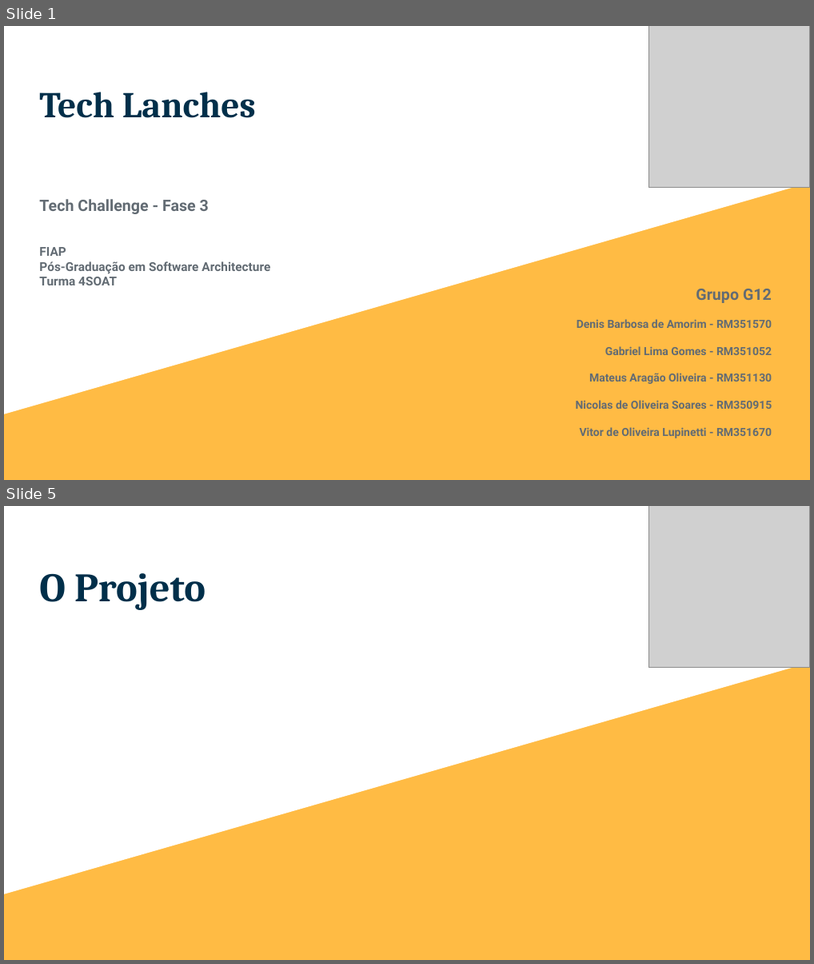
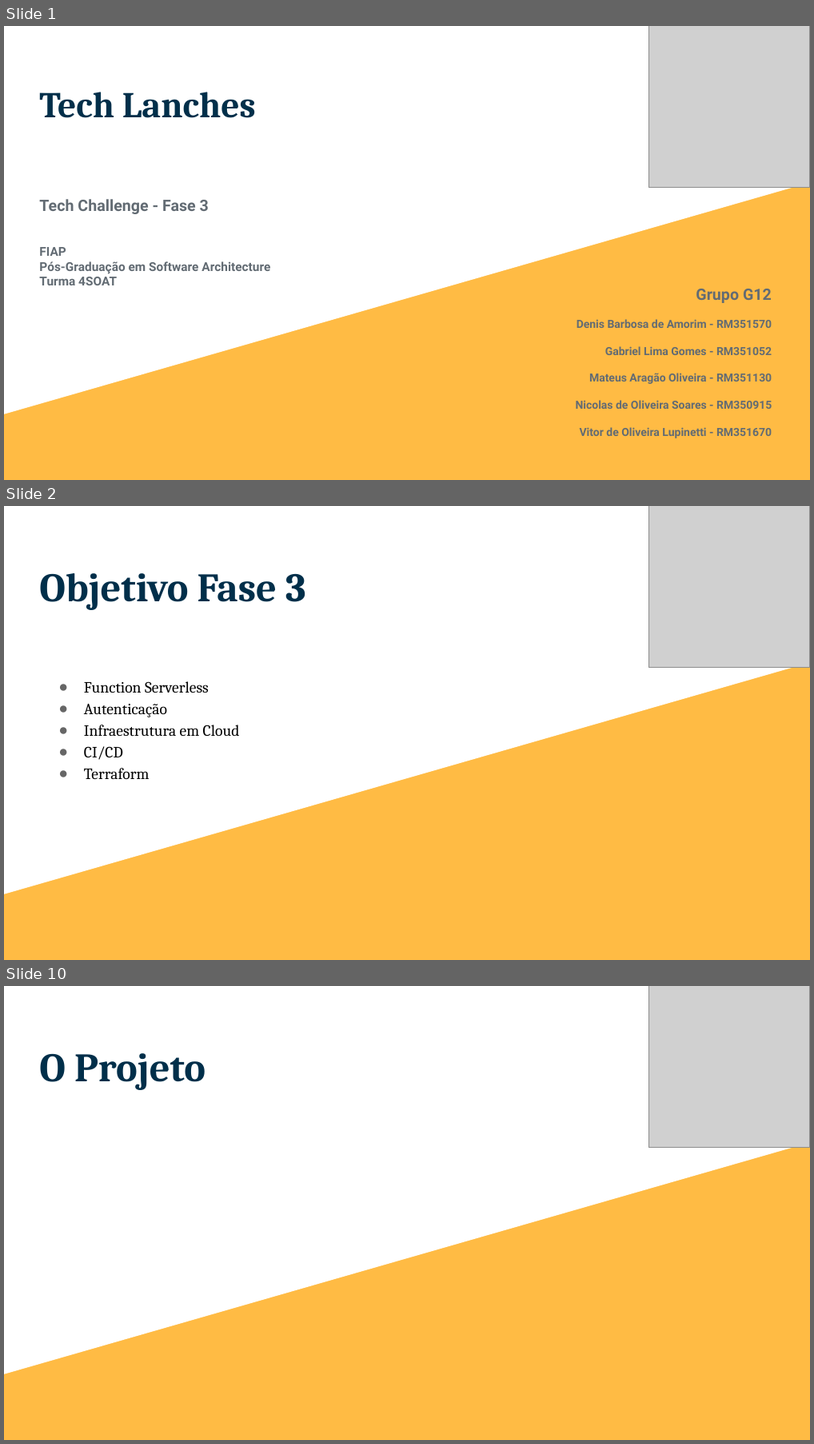
Before and after one commit to g12-4soat/techlanches-api, a slide deck: docs/Tech Lanches - Fase 3.pptx. Shown one above the other, each under a label of ours: slides 1 and 5 before the commit, slides 1, 2 and 10 after it; the slides between them are not shown. The pictures are 814x964 and 814x1444 pixels, drawn with LibreOffice and Linux fonts; fonts in the diff are those of the drawing; grey boxes stand for pictures. Boxes give left, top, right and bottom in pixels: in the first picture for what was removed or moved away, otherwise in the second. Text is boxed around its words. In the diff, an @@ line names an element or a change of style, - is before the commit and + after.

```diff
--- a/docs/Tech Lanches - Fase 3.pptx
+++ b/docs/Tech Lanches - Fase 3.pptx
@@ slide 2 added at (4,506,810,960), background #FFBB44; not listed: 1 template element that a slide beside it also shows @@
@@ picture added at (649,506,810,668) @@
@@ title added at (39,573,306,610), 36 pt, text #002F4A, bold @@
+Objetivo Fase 3
@@ text added at (84,681,240,779), 14 pt, text #000000 @@
+● Function Serverless
+● Autenticação
+● Infraestrutura em Cloud
+● CI/CD
+● Terraform
@@ what was slide 5 is now slide 10 @@
```
Also in this commit, not shown: 2 slides changed, 3 other slides added.
